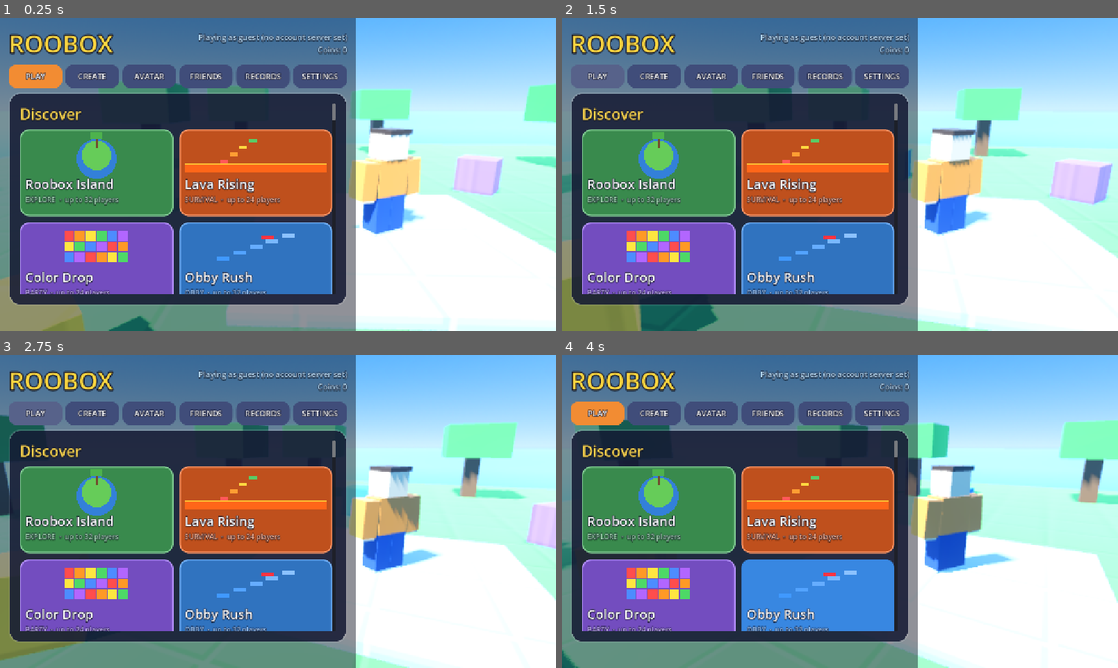
Above: before the commit, frames 1-4 (two rows, left to right).
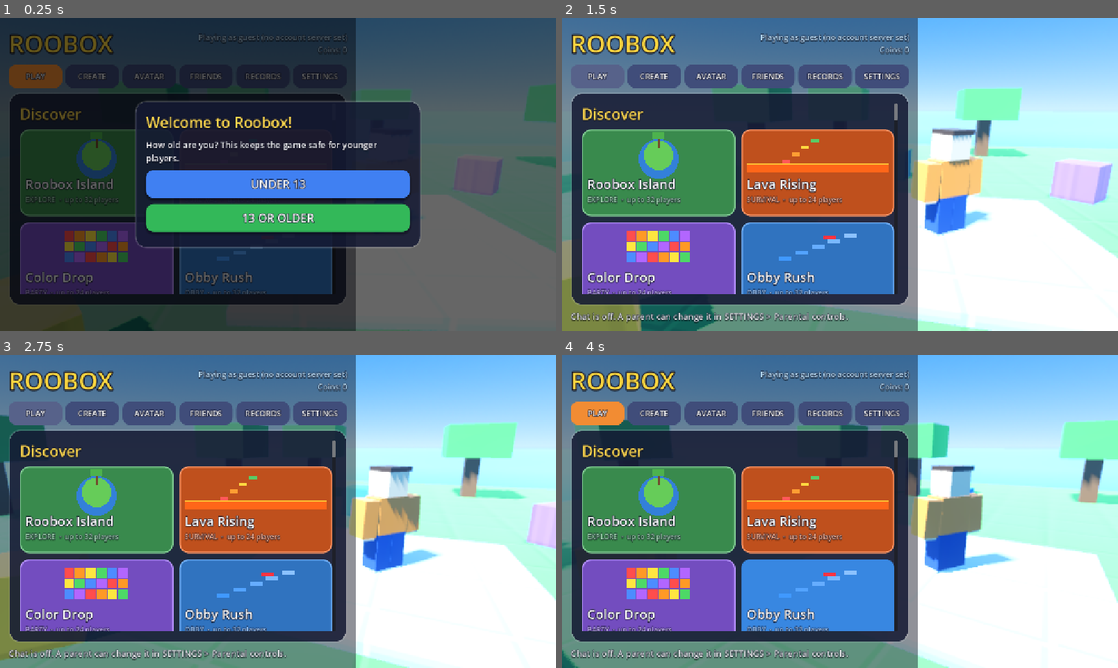
Above: after the commit, the same moments.

Repository: hishamnasrallah/Roobox
Game: Godot game, scene res://scenes/main.tscn
Two runs of this game, one before a commit and one after it. Both use one fixed random seed, a clock stepped at 60 frames per second and the inputs below.
Inputs (mouse positions are in pixels of both pictures, inside the frame that each line leads up to):
- Up to frame 1 (0.25 s): no input
- Up to frame 2 (1.5 s): click (840, 183) at 0.5 s, where only the run after the commit has a clickable "UNDER 13"; click "PLAY" at 1.25 s
- Up to frame 3 (2.75 s): click "PLAY" at 2 s
- Up to frame 4 (4 s): tap Enter at 2.75 s; move the mouse to (962, 495) at 2.77 s; hold D (move_right) 2.78-3.5 s; hold Space (jump) 2.78-3.5 s; click (962, 495) at 2.92 s; drag from (728, 527) to (812, 574) at 3.52 s

The runs differ from the first frame. In frame 1, 96% of the frame differs, in the area x 0-100%, y 0-100%; in frame 2, 0.8%; in frame 3, 0.8%; in frame 4, 0.8%.

Commit message:
Teams, first-launch age question, cloud sync for badges/favorites/game data
- TEAM SPAWN part: two or more colors make a team game; players are
  spread over the teams, spawn at their team, name tags use the team
  color, scripts can read player.team.
- Age question on first launch; under 13 starts with chat off.
- Badges, favorites and script save data sync with the account.

Co-Authored-By: Claude Opus 5.5 <noreply@anthropic.com>
Claude-Session: https://claude.ai/code/session_016rzuTQe39KTYFPzzfvv5Rk

Diff:
--- a/game/project.godot
+++ b/game/project.godot
@@ -7,7 +7,7 @@
 
 config/name="Roobox"
 config/description="Blocky 3D multiplayer sandbox - Android first."
-config/version="0.16.0"
+config/version="0.17.0"
 run/main_scene="res://scenes/main.tscn"
 config/features=PackedStringArray("4.7", "Mobile")
 boot_splash/bg_color=Color(0.07, 0.09, 0.16, 1)
--- a/game/scripts/autoload/game.gd
+++ b/game/scripts/autoload/game.gd
@@ -93,6 +93,9 @@
 ## Parental controls. When a PIN is set, only someone with the PIN can
 ## change them. Keys: no_chat, no_online, no_publish, no_friends.
 var parental: Dictionary = {"pin": "", "no_chat": false, "no_online": false, "no_publish": false, "no_friends": false}
+
+## "" = not asked yet, "under13", "13plus" (asked on first launch).
+var age_group: String = ""
 
 ## Badges earned: id -> unix time. Custom game badges use "game:<game>:<name>".
 var badges: Dictionary = {}
@@ -171,6 +174,7 @@
 		favorites = cfg.get_value("social", "favorites", []) as Array
 		recent = cfg.get_value("social", "recent", []) as Array
 		visits = cfg.get_value("social", "visits", {}) as Dictionary
+		age_group = str(cfg.get_value("settings", "age_group", ""))
 		var pc: Variant = cfg.get_value("settings", "parental", {})
 		if pc is Dictionary:
 			parental.merge(pc as Dictionary, true)
@@ -227,6 +231,7 @@
 	cfg.set_value("social", "recent", recent)
 	cfg.set_value("social", "visits", visits)
 	cfg.set_value("settings", "parental", parental)
+	cfg.set_value("settings", "age_group", age_group)
 	cfg.save(PROFILE_PATH)
 
 
@@ -384,6 +389,15 @@
 ## True when a parental restriction is switched on.
 func parental_on(key: String) -> bool:
 	return bool(parental.get(key, false))
+
+
+## First-launch age answer. Younger players start with chat off
+## (a parent can change it in SETTINGS > Parental controls).
+func set_age_group(group: String) -> void:
+	age_group = group
+	if group == "under13":
+		parental["no_chat"] = true
+	save_profile()
 
 
 func parental_locked() -> bool:
--- a/game/scripts/debug/backend_test.gd
+++ b/game/scripts/debug/backend_test.gd
@@ -100,12 +100,18 @@
 	_check(ok and Backend.online, "Backend autoload signs in", Backend.last_error)
 	Game.lifetime_coins = 7
 	Game.best_times = {"Sky Tower": 99.0}
+	Game.badges = {"welcome": 1700000000}
+	Game.favorites = ["g:obby:meadow"]
 	await Backend.push_progress()
 	Game.lifetime_coins = 0
 	Game.best_times = {}
+	Game.badges = {}
+	Game.favorites = []
 	await Backend.pull_progress()
 	_check(Game.lifetime_coins == 7 and float(Game.best_times.get("Sky Tower", 0.0)) == 99.0,
 		"progress round-trips through the cloud", [Game.lifetime_coins, Game.best_times])
+	_check(Game.has_badge("welcome") and Game.is_favorite("g:obby:meadow"),
+		"badges and favorites round-trip through the cloud", [Game.badges, Game.favorites])
 	var servers := await Backend.game_servers()
 	_check(servers.size() >= 1, "game server list (with fallback)", servers)
 
--- a/game/scripts/debug/studio_test.gd
+++ b/game/scripts/debug/studio_test.gd
@@ -204,6 +204,12 @@
 	st.select({})
 	st.set_tool("build")
 	var kk := 0
+	st.set_preset("teamspawn")
+	st.set_color(4)
+	st.place_at(Vector3(-10, 0, -26), Vector3.UP)
+	st.set_color(8)
+	st.place_at(Vector3(10, 0, -26), Vector3.UP)
+	st.color_index = -1
 	st.set_preset("seat")
 	st.place_at(Vector3(-20, 0, 10), Vector3.UP)
 	st.set_preset("kart")
@@ -224,6 +230,7 @@
 every(0.5, function() score.add(1) end)
 on_join(function(p)
   p:set_stat("Joined", 1)
+  p:set_stat("Team", p.team)
   p:set_data("visits", (p:get_data("visits") or 0) + 1)
 end)
 on_touch("door", function(p)
@@ -300,6 +307,10 @@
 	_check(hs != null and float((hs._stats.get(Network.my_id(), {}) as Dictionary).get("Joined", 0)) == 1.0
 		and float((hs._pdata.get(Network.my_id(), {}) as Dictionary).get("visits", 0)) == 1.0,
 		"on_join runs with saved player data", hs._pdata if hs != null else null)
+	_check((ex.get("teams") as Dictionary).size() == 2 and int(ex.get("my_team")) == 8, "team spawns make a team game",
+		[ex.get("teams"), ex.get("my_team")])
+	_check(hs != null and str((hs._stats.get(Network.my_id(), {}) as Dictionary).get("Team", "")) == "Blue",
+		"scripts see the player's team", hs._stats if hs != null else null)
 	var kart: Kart = null
 	var seat: Seat = null
 	for n4 in ex.get_children():
--- a/game/scripts/experiences/ugc.gd
+++ b/game/scripts/experiences/ugc.gd
@@ -13,6 +13,9 @@
 var score: int = -1
 var status_text: String = ""
 var _touch_cooldown: Dictionary = {}
+## Team spawns {color: [pos]} (empty = no teams) and my team color.
+var teams: Dictionary = {}
+var my_team: int = -1
 
 
 func setup() -> void:
@@ -33,6 +36,7 @@
 	sky_label.position = spawn_point + Vector3(0, 7, -8)
 	add_child(sky_label)
 	_add_touch_areas()
+	teams = Level.team_spawns(level)
 	var host := get_parent()
 	if host != null and host.has_method("apply_env"):
 		host.call("apply_env", str(level.get("env", "day")))
@@ -44,6 +48,17 @@
 
 func part_names() -> Array:
 	return (registry.get("by_name", {}) as Dictionary).keys()
+
+
+## Team name of a player ("" when the game has no teams).
+func team_name(peer_id: int) -> String:
+	var t := Level.team_for(peer_id, teams)
+	return Level.COLOR_NAMES[t] if t >= 0 else ""
+
+
+func team_color(peer_id: int) -> Color:
+	var t := Level.team_for(peer_id, teams)
+	return Level.COLORS[t] if t >= 0 else Color(1, 1, 1)
 
 
 func part_position(n: String) -> Vector3:
@@ -54,10 +69,19 @@
 	return Vector3.ZERO
 
 
-func on_player_ready(_p: Player) -> void:
+func on_player_ready(p: Player) -> void:
 	Game.checkpoint_position = spawn_point
-	for p: Dictionary in level["parts"]:
-		if p["t"] == "finish":
+	if not teams.is_empty():
+		my_team = Level.team_for(Network.my_id(), teams)
+		var spots: Array = teams[my_team]
+		var at: Vector3 = spots[randi() % spots.size()]
+		Game.spawn_point = at
+		Game.checkpoint_position = at
+		p.teleport(at)
+		if hud != null:
+			hud.show_toast(tr("You are on the %s team") % tr(Level.COLOR_NAMES[my_team]), Level.COLORS[my_team])
+	for part: Dictionary in level["parts"]:
+		if part["t"] == "finish":
 			Game.start_course(str(level["name"]))
 			break
 	_refresh_status()
--- a/game/scripts/main.gd
+++ b/game/scripts/main.gd
@@ -402,6 +402,7 @@
 		host.part_pos_provider = func(n: String) -> Vector3: return ugc.call("part_position", n)
 		host.player_pos_provider = _player_position
 		host.player_name_provider = _player_name
+		host.team_provider = func(pid: int) -> String: return str(ugc.call("team_name", pid))
 		host.event.connect(_on_authority_event)
 		host.log_line.connect(_on_script_log)
 		game_mode = host
@@ -476,7 +477,7 @@
 		return
 	Game.reset_checkpoint_to_spawn()
 	player.kill_height = experience.kill_height
-	player.teleport(experience.spawn_point)
+	player.teleport(Game.spawn_point)
 
 
 # ------------------------------------------------------------ network ---
@@ -502,6 +503,8 @@
 	experience.add_child(rp)
 	rp.setup(id, info)
 	_remotes[id] = rp
+	if experience.has_method("team_name") and str(experience.call("team_name", id)) != "":
+		rp.set_team_color(experience.call("team_color", id))
 
 
 func _on_player_joined(id: int, info: Dictionary) -> void:
--- a/game/scripts/online/backend.gd
+++ b/game/scripts/online/backend.gd
@@ -161,7 +161,20 @@
 	var scores: Dictionary = cloud.get("best_scores", {})
 	for board: String in scores:
 		Game.best_scores[board] = maxi(int(Game.best_scores.get(board, 0)), int(scores[board]))
+	var cb: Variant = cloud.get("badges", {})
+	if cb is Dictionary:
+		for id in cb:
+			if not Game.badges.has(str(id)) and not Game.badge_info(str(id)).is_empty():
+				Game.badges[str(id)] = int(cb[id])
+	var cf: Variant = cloud.get("favorites", [])
+	if cf is Array:
+		for id in cf:
+			if not Game.favorites.has(str(id)) and Game.favorites.size() < 100:
+				Game.favorites.append(str(id))
 	Game.save_profile()
+	var gd := await client.read_object("progress", "gamedata")
+	if not gd.is_empty():
+		GameData.merge(gd)
 
 
 func push_progress() -> void:
@@ -177,7 +190,10 @@
 		"owned": Game.owned_items,
 		"equipped": Game.equipped,
 		"last_daily": Game.last_daily,
+		"badges": Game.badges,
+		"favorites": Game.favorites,
 	})
+	await client.write_object("progress", "gamedata", GameData.all_games())
 	await client.write_object("profile", "avatar", {
 		"shirt": Game.shirt_index, "pants": Game.pants_index, "skin": Game.skin_index,
 	}, true)
--- a/game/scripts/player/remote_player.gd
+++ b/game/scripts/player/remote_player.gd
@@ -34,6 +34,12 @@
 	_label.position.y = 2.75
 	_label.physics_interpolation_mode = Node.PHYSICS_INTERPOLATION_MODE_OFF
 	avatar.add_child(_label)
+
+
+## Team games: color the name tag.
+func set_team_color(c: Color) -> void:
+	if _label != null:
+		_label.modulate = c.lightened(0.3)
 
 
 func push_state(pos: Vector3, yaw: float, vel: Vector3, flags: int) -> void:
--- a/game/scripts/scripting/game_data.gd
+++ b/game/scripts/scripting/game_data.gd
@@ -12,6 +12,27 @@
 		return {}
 	var d: Variant = JSON.parse_string(FileAccess.get_file_as_string(PATH))
 	return d if d is Dictionary else {}
+
+
+static func all_games() -> Dictionary:
+	return _all()
+
+
+## Cloud -> device: adds values this device doesn't have yet.
+static func merge(cloud: Dictionary) -> void:
+	var all := _all()
+	for game in cloud:
+		if not (cloud[game] is Dictionary):
+			continue
+		var g: Dictionary = all.get(game, {}) if all.get(game) is Dictionary else {}
+		var incoming := clean(cloud[game])
+		for k in incoming:
+			if not g.has(k) and g.size() < MAX_KEYS:
+				g[k] = incoming[k]
+		all[str(game).substr(0, 40)] = g
+	var f := FileAccess.open(PATH, FileAccess.WRITE)
+	if f != null:
+		f.store_string(JSON.stringify(all))
 
 
 static func load_game(game: String) -> Dictionary:
--- a/game/scripts/scripting/script_host.gd
+++ b/game/scripts/scripting/script_host.gd
@@ -24,6 +24,8 @@
 var player_pos_provider: Callable = Callable()
 ## (peer_id) -> String
 var player_name_provider: Callable = Callable()
+## (peer_id) -> String ; team name ("" = no teams)
+var team_provider: Callable = Callable()
 ## (name) -> Vector3 ; first part with that name
 var part_pos_provider: Callable = Callable()
 ## Names of parts that exist in the level.
@@ -315,9 +317,11 @@
 	var pname := "Player"
 	if player_name_provider.is_valid():
 		pname = player_name_provider.call(peer_id)
+	var team := str(team_provider.call(peer_id)) if team_provider.is_valid() else ""
 	return vm.make_table({
 		"id": float(peer_id),
 		"name": pname,
+		"team": team,
 		"teleport": _pl_teleport.bind(peer_id),
 		"kill": _pl_simple.bind(peer_id, "kill"),
 		"give_coins": _pl_coins.bind(peer_id),
--- a/game/scripts/studio/level.gd
+++ b/game/scripts/studio/level.gd
@@ -40,6 +40,7 @@
 	{"id": "cyl", "label": "ROUND", "t": "cyl", "s": [2, 2, 2], "c": 10, "cat": "parts"},
 	{"id": "truss", "label": "TRUSS", "t": "truss", "s": [2, 6, 2], "c": 1, "cat": "parts"},
 	{"id": "spawn", "label": "SPAWN", "t": "spawn", "s": [4, 1, 4], "c": 8, "cat": "game"},
+	{"id": "teamspawn", "label": "TEAM SPAWN", "t": "teamspawn", "s": [4, 1, 4], "c": 4, "cat": "game"},
 	{"id": "checkpoint", "label": "CHECKPOINT", "t": "checkpoint", "s": [4, 1, 4], "c": 7, "cat": "game"},
 	{"id": "finish", "label": "FINISH", "t": "finish", "s": [4, 1, 4], "c": 6, "cat": "game"},
 	{"id": "kill", "label": "LAVA", "t": "kill", "s": [2, 1, 2], "c": 4, "cat": "game"},
@@ -65,7 +66,7 @@
 
 const SPECIAL := ["spawn", "checkpoint", "kill", "jumppad", "coin", "finish", "spikes", "speed",
 	"conveyor", "teleport", "water", "ladder", "light", "sign", "tree", "truss", "fire", "smoke", "sparkles",
-	"speedcoil", "gravitycoil", "seat", "kart"]
+	"speedcoil", "gravitycoil", "seat", "kart", "teamspawn"]
 const SOLID := ["block", "ramp", "ball", "cyl", "stairs", "cone", "corner"]
 ## Decorative particle emitters (no collision).
 const EFFECTS := ["fire", "smoke", "sparkles"]
@@ -81,6 +82,9 @@
 	"spin": "SPIN", "spin_fast": "SPIN FAST",
 }
 const MAX_SCRIPT := 20000
+## Names for the colors (team names, script colors).
+const COLOR_NAMES: Array[String] = ["White", "Gray", "Green", "Brown", "Red", "Orange", "Yellow",
+	"Lime", "Blue", "Purple", "Pink", "Snow"]
 
 
 static func new_level(level_name: String = "My Game") -> Dictionary:
@@ -237,6 +241,28 @@
 	var b := Basis(Vector3.UP, yaw(part))
 	var ext := (b.x * s.x * 0.5).abs() + (b.y * s.y * 0.5).abs() + (b.z * s.z * 0.5).abs()
 	return AABB(pos(part) - ext, ext * 2.0)
+
+
+## Team spawns: {color_index: [spawn positions]} (empty = no teams).
+## A game has teams when it has TEAM SPAWNs of 2 or more colors.
+static func team_spawns(level: Dictionary) -> Dictionary:
+	var out := {}
+	for p: Dictionary in level["parts"]:
+		if p["t"] == "teamspawn":
+			var c := int(p["c"])
+			if not out.has(c):
+				out[c] = []
+			(out[c] as Array).append(pos(p) + Vector3(0, size(p).y * 0.5 + 0.6, 0))
+	return out if out.size() >= 2 else {}
+
+
+## Which team (color index) a player is on: spread by peer id.
+static func team_for(peer_id: int, teams: Dictionary) -> int:
+	if teams.is_empty():
+		return -1
+	var colors: Array = teams.keys()
+	colors.sort()
+	return int(colors[absi(peer_id) % colors.size()])
 
 
 static func spawn_point(level: Dictionary) -> Vector3:
@@ -347,6 +373,10 @@
 					b.part("box", at + Basis.from_euler(rot) * (st[0] as Vector3), st[1], mat_color(mat, col), true, mat_kind(mat, col), rot)
 			"spawn":
 				b.part("box", at, sz, col, true, "tiled", rot)
+			"teamspawn":
+				b.part("box", at, sz, col, true, "tiled", rot)
+				b.part("cyl", at + Vector3(sz.x * 0.4, sz.y * 0.5 + 1.5, sz.z * 0.4), Vector3(0.2, 3, 0.2), Color(0.8, 0.8, 0.85), false, "plain", rot)
+				b.part("box", at + Vector3(sz.x * 0.4 + 0.6, sz.y * 0.5 + 2.6, sz.z * 0.4), Vector3(1.2, 0.7, 0.08), col, false, "neon|" + col.to_html(), rot)
 			"checkpoint":
 				b.part("box", at, sz, col.darkened(0.2), true, "tiled", rot)
 				var cp := Checkpoint.new()
--- a/game/scripts/studio/level_preview.gd
+++ b/game/scripts/studio/level_preview.gd
@@ -79,7 +79,7 @@
 		"stairs":
 			for st: Array in Level.stair_steps(sz):
 				b.part("box", at + Basis.from_euler(rot) * (st[0] as Vector3), st[1], Level.mat_color(mat, col), false, Level.mat_kind(mat, col), rot)
-		"spawn", "checkpoint", "finish":
+		"spawn", "checkpoint", "finish", "teamspawn":
 			b.part("box", at, sz, col, false, "tiled", rot)
 		"kill":
 			b.part("box", at, sz, Color(1.0, 0.4, 0.1), false, "neon|" + Color(1.0, 0.4, 0.1).to_html(), rot)
--- a/game/scripts/studio/studio.gd
+++ b/game/scripts/studio/studio.gd
@@ -1468,7 +1468,7 @@
 			wire.albedo_color = Color(col, 0.18)
 			_mesh(body, Vector3.ZERO, s, wire)
 			return
-	var glow := t in ["kill", "jumppad", "coin", "speed", "teleport", "conveyor", "speedcoil", "gravitycoil"]
+	var glow := t in ["kill", "jumppad", "coin", "speed", "teleport", "conveyor", "speedcoil", "gravitycoil", "teamspawn"]
 	var mi := MeshInstance3D.new()
 	mi.mesh = _cache.unit_mesh(shape)
 	mi.scale = s
--- a/game/scripts/ui/menu.gd
+++ b/game/scripts/ui/menu.gd
@@ -96,6 +96,41 @@
 	Backend.status_changed.connect(_refresh_account)
 	_refresh_account()
 	open_tab("PLAY")
+	if Game.age_group == "" and DisplayServer.get_name() != "headless":
+		_ask_age(root)
+
+
+# -------------------------------------------------------------- age gate ---
+
+func _ask_age(root: Control) -> void:
+	var shade := ColorRect.new()
+	shade.set_anchors_and_offsets_preset(Control.PRESET_FULL_RECT)
+	shade.color = Color(0, 0, 0, 0.6)
+	root.add_child(shade)
+	var panel := PanelContainer.new()
+	panel.set_anchors_and_offsets_preset(Control.PRESET_CENTER)
+	panel.offset_left = -330
+	panel.offset_right = 330
+	panel.offset_top = -170
+	panel.offset_bottom = 170
+	panel.add_theme_stylebox_override("panel", UiStyle.panel_style())
+	shade.add_child(panel)
+	var vb := VBoxContainer.new()
+	vb.add_theme_constant_override("separation", 14)
+	panel.add_child(vb)
+	_text(vb, "Welcome to Roobox!", 34, Color(1.0, 0.85, 0.3))
+	_text(vb, "How old are you? This keeps the game safe for younger players.", 20)
+	for spec in [["UNDER 13", "under13", Color(0.25, 0.5, 0.95)], ["13 OR OLDER", "13plus", Color(0.2, 0.72, 0.35)]]:
+		var b := UiStyle.button(spec[0], spec[2], 26, 64)
+		b.pressed.connect(_age_chosen.bind(str(spec[1]), shade))
+		vb.add_child(b)
+
+
+func _age_chosen(group: String, overlay: Control) -> void:
+	Game.set_age_group(group)
+	overlay.queue_free()
+	if group == "under13":
+		show_status(tr("Chat is off. A parent can change it in SETTINGS > Parental controls."))
 
 
 # ---------------------------------------------------------------- tabs ---
Not shown, changed: game/export_presets.cfg
Not shown, changed: docs/ROADMAP.md
Not shown, changed: docs/ROBLOX_GAP.md
